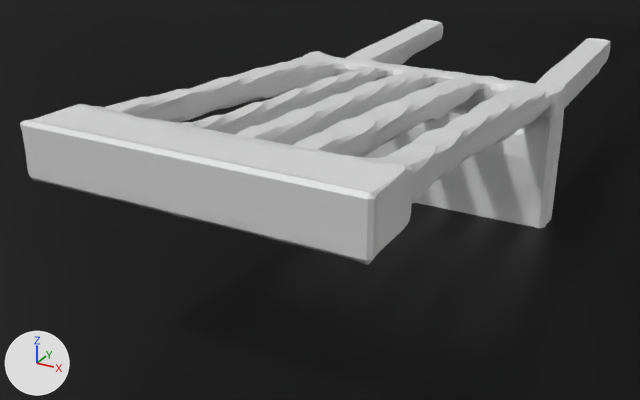
Two versions of the Blender file backend/blender/objectConfigurator/templateFile_singleObject.blend, one commit apart.
The view is the same before and after, from a 50 mm camera at (0.93, -2.15, 1.08) aimed at (-0.2, -0.09, 0.05). The axes (+X, +Y, +Z) are drawn at lower left. The lights are the same throughout.

The first picture shows 'Plane', 'chair_0000'.
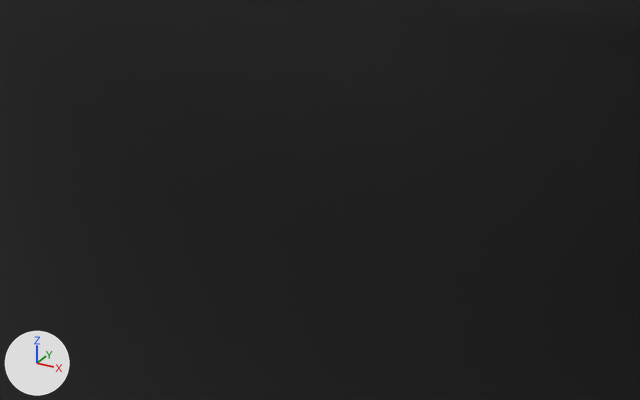
The change, as JSON lines over the scene's bpy script:
```json
{"op": "remove", "block": "ob_chair_0000", "code": ["ob_chair_0000 = bpy.data.objects.new('chair_0000', me_chair_0000)", "ob_chair_0000.location = (0.0, 0.0, 0.0)", "ob_chair_0000.rotation_euler = (1.571, 0.0, 0.0)  # degrees (90, 0, 0)"]}
```

Changed parts and their boxes [x1, y1, x2, y2] in the pictures (640 x 400 px):
```json
{"object": "chair_0000", "change": "deleted", "before": [20, 20, 610, 265]}
```
